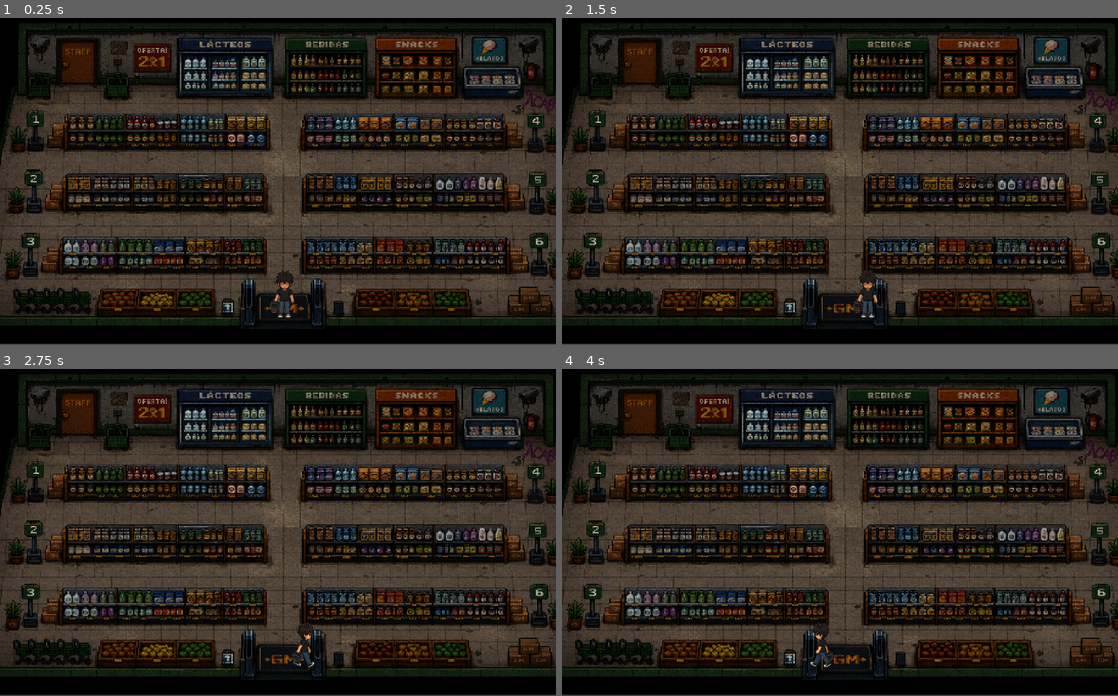
Above: before the commit, frames 1-4 (two rows, left to right).
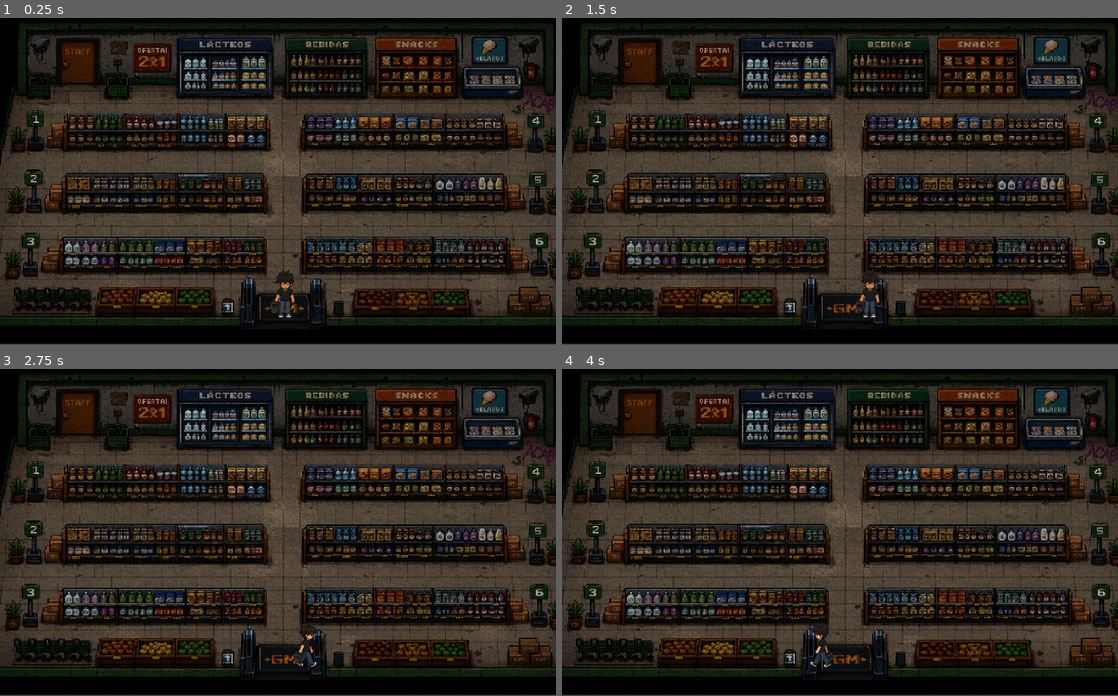
Above: after the commit, the same moments.

Repository: Aldair-Canul/Facultad-de-Ingenieria---Fora-de-Lugar
Game: Godot game, scene res://Scenes/Escena_mercado/mercado.tscn
The game is run twice, just before and just after one commit, with the same random seed, the same clock (stepped at 60 frames per second) and the same inputs. This scene is started directly instead of the project's main scene.
Inputs (mouse positions are in pixels of both pictures, inside the frame that each line leads up to):
- Up to frame 1 (0.25 s): no input
- Up to frame 2 (1.5 s): tap Enter at 0.5 s; move the mouse to (962, 161) at 0.52 s; hold Right (ui_right) 0.53-1.25 s; click (962, 161) at 0.67 s; drag from (728, 194) to (812, 243) at 1.27 s
- Up to frame 3 (2.75 s): move the mouse to (333, 457) at 2.02 s; hold Right (ui_right) from 2.03 s (still down)
- Up to frame 4 (4 s): release Right (ui_right) at 2.75 s; drag from (812, 594) to (673, 480) at 2.77 s; move the mouse to (1006, 578) at 3.52 s; hold Left (ui_left) from 3.53 s (still down)

The runs differ from the first frame. In frame 1, 7.1% of the frame differs, in the area x 2-99%, y 29-95%; in frame 2, 7.2%; in frame 3, 7.2%; in frame 4, 7.1%.

Commit message:
:white_check_mark: feat: Se agregaron estantes por separados

Diff:
--- a/Proyecto-Infomatrix/Godot-Engine/Scenes/Escena_mercado/mercado.tscn
+++ b/Proyecto-Infomatrix/Godot-Engine/Scenes/Escena_mercado/mercado.tscn
@@ -6,6 +6,18 @@
 [ext_resource type="Texture2D" uid="uid://ckqptuglj6ea" path="res://Scenes/escena super/caminando cestita left.png" id="4_16kdo"]
 [ext_resource type="AudioStream" uid="uid://dcjb1m2i3bsqs" path="res://sounds/Musica Mercado.mp3" id="5_5xm6w"]
 [ext_resource type="Texture2D" uid="uid://bltn1ftfptvbj" path="res://Scenes/Escena_mercado/mesero_idle nuevo.png" id="5_16kdo"]
+[ext_resource type="Texture2D" uid="uid://dr76ysbyccteh" path="res://Scenes/Escena_mercado/estantes separados/estante izq 1.png" id="6_xk6p8"]
+[ext_resource type="Texture2D" uid="uid://cw2874bhfm5ub" path="res://Scenes/Escena_mercado/estantes separados/estante izq 2.png" id="7_so2nd"]
+[ext_resource type="Texture2D" uid="uid://cb58cptyxj0rp" path="res://Scenes/Escena_mercado/estantes separados/estante izq 3.png" id="8_cvbql"]
+[ext_resource type="Texture2D" uid="uid://cogc04yfv7exi" path="res://Scenes/Escena_mercado/estantes separados/carritos izq.png" id="9_515oy"]
+[ext_resource type="Texture2D" uid="uid://cctcrvqk73fcr" path="res://Scenes/Escena_mercado/estantes separados/frutas izq.png" id="10_515oy"]
+[ext_resource type="Texture2D" uid="uid://cffeitr2ootl2" path="res://Scenes/Escena_mercado/estantes separados/barrote izq.png" id="11_2syqt"]
+[ext_resource type="Texture2D" uid="uid://bp41k7o41qxvh" path="res://Scenes/Escena_mercado/estantes separados/Barrote der.png" id="12_lqydg"]
+[ext_resource type="Texture2D" uid="uid://cj3ggvh3r8k7h" path="res://Scenes/Escena_mercado/estantes separados/frutas der.png" id="13_lvp1u"]
+[ext_resource type="Texture2D" uid="uid://cdv5gwsac40dh" path="res://Scenes/Escena_mercado/estantes separados/cajas carton der.png" id="14_nytlb"]
+[ext_resource type="Texture2D" uid="uid://dp7nochlp2hub" path="res://Scenes/Escena_mercado/estantes separados/estante der 3.png" id="15_djsg7"]
+[ext_resource type="Texture2D" uid="uid://cagyki72mtwwa" path="res://Scenes/Escena_mercado/estantes separados/estante der 2.png" id="16_l8r0q"]
+[ext_resource type="Texture2D" uid="uid://cxqhu6a3eytmw" path="res://Scenes/Escena_mercado/estantes separados/estante der 1.png" id="17_q4f38"]
 
 [sub_resource type="SegmentShape2D" id="SegmentShape2D_r3aqs"]
 a = Vector2(94, 150)
@@ -36,16 +48,16 @@
 b = Vector2(316, 115)
 
 [sub_resource type="RectangleShape2D" id="RectangleShape2D_pt4l3"]
-size = Vector2(174, 101)
+size = Vector2(57, 71.25)
 
 [sub_resource type="RectangleShape2D" id="RectangleShape2D_cvbql"]
-size = Vector2(154, 106)
+size = Vector2(344, 106)
 
 [sub_resource type="RectangleShape2D" id="RectangleShape2D_515oy"]
-size = Vector2(149, 104)
+size = Vector2(342, 104)
 
 [sub_resource type="RectangleShape2D" id="RectangleShape2D_2syqt"]
-size = Vector2(168.25, 99.75)
+size = Vector2(50, 54)
 
 [sub_resource type="SegmentShape2D" id="SegmentShape2D_deveg"]
 a = Vector2(10, 597)
@@ -59,50 +71,17 @@
 a = Vector2(1001, 554)
 b = Vector2(1000, 128)
 
-[sub_resource type="RectangleShape2D" id="RectangleShape2D_lqydg"]
-size = Vector2(362, 61)
-
 [sub_resource type="RectangleShape2D" id="RectangleShape2D_lvp1u"]
-size = Vector2(362.5, 67)
+size = Vector2(61, 66)
 
 [sub_resource type="RectangleShape2D" id="RectangleShape2D_nytlb"]
-size = Vector2(368, 43)
-
-[sub_resource type="RectangleShape2D" id="RectangleShape2D_djsg7"]
-size = Vector2(364.5, 68)
+size = Vector2(56, 70)
 
 [sub_resource type="RectangleShape2D" id="RectangleShape2D_kcth4"]
-size = Vector2(379.5, 74)
+size = Vector2(48.75, 53)
 
 [sub_resource type="RectangleShape2D" id="RectangleShape2D_l8r0q"]
-size = Vector2(379, 49)
-
-[sub_resource type="SegmentShape2D" id="SegmentShape2D_q4f38"]
-a = Vector2(11, 501)
-b = Vector2(388, 501)
-
-[sub_resource type="SegmentShape2D" id="SegmentShape2D_vvdo1"]
-a = Vector2(389, 501)
-b = Vector2(390, 550)
-
-[sub_resource type="SegmentShape2D" id="SegmentShape2D_bfjkj"]
-a = Vector2(914, 495)
-b = Vector2(997, 495)
-
-[sub_resource type="SegmentShape2D" id="SegmentShape2D_515oy"]
-a = Vector2(914, 494)
-b = Vector2(914, 552)
-
-[sub_resource type="RectangleShape2D" id="RectangleShape2D_q4f38"]
-size = Vector2(49.387512, 200.9953)
-
-[sub_resource type="CapsuleShape2D" id="CapsuleShape2D_vvdo1"]
-radius = 12.211853
-height = 69.99243
-
-[sub_resource type="CapsuleShape2D" id="CapsuleShape2D_bfjkj"]
-radius = 12.702576
-height = 77.73901
+size = Vector2(45, 57)
 
 [sub_resource type="AtlasTexture" id="AtlasTexture_1k74v"]
 atlas = ExtResource("3_5xm6w")
@@ -277,6 +256,44 @@
 [sub_resource type="RectangleShape2D" id="RectangleShape2D_xk6p8"]
 size = Vector2(17.625, 9.087494)
 
+[sub_resource type="RectangleShape2D" id="RectangleShape2D_so2nd"]
+size = Vector2(394, 40)
+
+[sub_resource type="RectangleShape2D" id="RectangleShape2D_lqydg"]
+size = Vector2(401, 46)
+
+[sub_resource type="RectangleShape2D" id="RectangleShape2D_djsg7"]
+size = Vector2(400, 46)
+
+[sub_resource type="RectangleShape2D" id="RectangleShape2D_vvdo1"]
+size = Vector2(164, 18)
+
+[sub_resource type="RectangleShape2D" id="RectangleShape2D_bfjkj"]
+size = Vector2(208, 18)
+
+[sub_resource type="CapsuleShape2D" id="CapsuleShape2D_lqydg"]
+radius = 11.0
+height = 52.0
+
+[sub_resource type="CapsuleShape2D" id="CapsuleShape2D_lvp1u"]
+radius = 11.0
+height = 54.0
+
+[sub_resource type="RectangleShape2D" id="RectangleShape2D_q4f38"]
+size = Vector2(203, 20)
+
+[sub_resource type="RectangleShape2D" id="RectangleShape2D_ncc65"]
+size = Vector2(83, 37)
+
+[sub_resource type="RectangleShape2D" id="RectangleShape2D_mdqnm"]
+size = Vector2(404, 31)
+
+[sub_resource type="RectangleShape2D" id="RectangleShape2D_yp0uw"]
+size = Vector2(406, 38)
+
+[sub_resource type="RectangleShape2D" id="RectangleShape2D_pblot"]
+size = Vector2(405, 50)
+
 [node name="Mercado" type="Node2D" unique_id=1691399105]
 
 [node name="CanvasLayer" type="CanvasLayer" parent="." unique_id=963303702]
@@ -315,19 +332,19 @@
 shape = SubResource("SegmentShape2D_so2nd")
 
 [node name="Lacteos" type="CollisionShape2D" parent="CanvasLayer/StaticBody2D" unique_id=1499470295]
-position = Vector2(405, 98.5)
+position = Vector2(47, 321.375)
 shape = SubResource("RectangleShape2D_pt4l3")
 
 [node name="Bebidas" type="CollisionShape2D" parent="CanvasLayer/StaticBody2D" unique_id=1174511723]
-position = Vector2(582, 98)
+position = Vector2(487, 98)
 shape = SubResource("RectangleShape2D_cvbql")
 
 [node name="Snacks" type="CollisionShape2D" parent="CanvasLayer/StaticBody2D" unique_id=508534667]
-position = Vector2(748.5, 98)
+position = Vector2(829, 98)
 shape = SubResource("RectangleShape2D_515oy")
 
 [node name="Carnes" type="CollisionShape2D" parent="CanvasLayer/StaticBody2D" unique_id=2047044157]
-position = Vector2(916, 100)
+position = Vector2(973, 219)
 shape = SubResource("RectangleShape2D_2syqt")
 
 [node name="CollisionShape2D9" type="CollisionShape2D" parent="CanvasLayer/StaticBody2D" unique_id=152313239]
@@ -339,76 +356,178 @@
 [node name="CollisionShape2D11" type="CollisionShape2D" parent="CanvasLayer/StaticBody2D" unique_id=1151340765]
 shape = SubResource("SegmentShape2D_cvbql")
 
-[node name="CollisionShape2D12" type="CollisionShape2D" parent="CanvasLayer/StaticBody2D" unique_id=1863567233]
-position = Vector2(300, 217.5)
-shape = SubResource("RectangleShape2D_lqydg")
-
 [node name="CollisionShape2D13" type="CollisionShape2D" parent="CanvasLayer/StaticBody2D" unique_id=509187579]
-position = Vector2(299.75, 325.5)
+position = Vector2(50.5, 211)
 shape = SubResource("RectangleShape2D_lvp1u")
 
 [node name="CollisionShape2D14" type="CollisionShape2D" parent="CanvasLayer/StaticBody2D" unique_id=906977355]
-position = Vector2(296, 427.5)
+position = Vector2(48, 435)
 shape = SubResource("RectangleShape2D_nytlb")
 
-[node name="CollisionShape2D15" type="CollisionShape2D" parent="CanvasLayer/StaticBody2D" unique_id=16362632]
-position = Vector2(723.75, 217)
-shape = SubResource("RectangleShape2D_djsg7")
-
 [node name="CollisionShape2D16" type="CollisionShape2D" parent="CanvasLayer/StaticBody2D" unique_id=1679241613]
-position = Vector2(729.25, 329)
+position = Vector2(975.375, 319.5)
 shape = SubResource("RectangleShape2D_kcth4")
 
 [node name="CollisionShape2D17" type="CollisionShape2D" parent="CanvasLayer/StaticBody2D" unique_id=77071707]
-position = Vector2(733.5, 426.5)
+position = Vector2(972.5, 428.5)
 shape = SubResource("RectangleShape2D_l8r0q")
 
-[node name="CollisionShape2D18" type="CollisionShape2D" parent="CanvasLayer/StaticBody2D" unique_id=394519818]
-shape = SubResource("SegmentShape2D_q4f38")
-
-[node name="CollisionShape2D19" type="CollisionShape2D" parent="CanvasLayer/StaticBody2D" unique_id=1492430408]
-shape = SubResource("SegmentShape2D_vvdo1")
-
-[node name="CollisionShape2D20" type="CollisionShape2D" parent="CanvasLayer/StaticBody2D" unique_id=1586845021]
-shape = SubResource("SegmentShape2D_bfjkj")
-
-[node name="CollisionShape2D21" type="CollisionShape2D" parent="CanvasLayer/StaticBody2D" unique_id=1042702815]
-shape = SubResource("SegmentShape2D_515oy")
-
-[node name="CollisionShape2D22" type="CollisionShape2D" parent="CanvasLayer/StaticBody2D" unique_id=1922786320]
-position = Vector2(740.58484, 524.33594)
-rotation = 1.5672386
-scale = Vector2(0.9999999, 0.9999999)
-shape = SubResource("RectangleShape2D_q4f38")
-
-[node name="CollisionShape2D23" type="CollisionShape2D" parent="CanvasLayer/StaticBody2D" unique_id=754357758]
-position = Vector2(448, 517)
-rotation = -3.138034
-shape = SubResource("CapsuleShape2D_vvdo1")
-
-[node name="CollisionShape2D24" type="CollisionShape2D" parent="CanvasLayer/StaticBody2D" unique_id=1255416427]
-position = Vector2(571.2642, 518.145)
-rotation = 0.014828963
-shape = SubResource("CapsuleShape2D_bfjkj")
-
-[node name="MeseroCompras" type="Node2D" parent="CanvasLayer" unique_id=540056579]
+[node name="MeseroCompras-estant" type="Node2D" parent="CanvasLayer" unique_id=540056579]
+y_sort_enabled = true
 position = Vector2(492, 544)
 
-[node name="Meserosuper" type="CharacterBody2D" parent="CanvasLayer/MeseroCompras" unique_id=1878352200]
+[node name="Meserosuper" type="CharacterBody2D" parent="CanvasLayer/MeseroCompras-estant" unique_id=1878352200]
 script = ExtResource("2_4hj0r")
 
-[node name="AnimatedSprite2D" type="AnimatedSprite2D" parent="CanvasLayer/MeseroCompras/Meserosuper" unique_id=1491350723]
-position = Vector2(19, -30.000008)
+[node name="AnimatedSprite2D" type="AnimatedSprite2D" parent="CanvasLayer/MeseroCompras-estant/Meserosuper" unique_id=1491350723]
+position = Vector2(20, -30)
 rotation = 0.011212353
 scale = Vector2(0.23887308, 0.21580866)
 sprite_frames = SubResource("SpriteFrames_x0u4e")
 animation = &"abajo"
 frame_progress = 0.25245234
 
-[node name="CollisionShape2D" type="CollisionShape2D" parent="CanvasLayer/MeseroCompras/Meserosuper" unique_id=1317394853]
+[node name="CollisionShape2D" type="CollisionShape2D" parent="CanvasLayer/MeseroCompras-estant/Meserosuper" unique_id=1317394853]
 position = Vector2(19, -11)
 rotation = -0.045843
 shape = SubResource("RectangleShape2D_xk6p8")
+
+[node name="estanteizq1" type="StaticBody2D" parent="CanvasLayer/MeseroCompras-estant" unique_id=1734932162]
+y_sort_enabled = true
+
+[node name="Sprite2D" type="Sprite2D" parent="CanvasLayer/MeseroCompras-estant/estanteizq1" unique_id=2094601827]
+position = Vector2(-205.99997, -324)
+scale = Vector2(1.0012407, 1.06)
+texture = ExtResource("6_xk6p8")
+
+[node name="CollisionShape2D" type="CollisionShape2D" parent="CanvasLayer/MeseroCompras-estant/estanteizq1" unique_id=884989858]
+y_sort_enabled = true
+position = Vector2(-206, -320)
+shape = SubResource("RectangleShape2D_so2nd")
+
+[node name="estanteizq2" type="StaticBody2D" parent="CanvasLayer/MeseroCompras-estant" unique_id=1570989730]
+y_sort_enabled = true
+
+[node name="Sprite2D" type="Sprite2D" parent="CanvasLayer/MeseroCompras-estant/estanteizq2" unique_id=1443189368]
+position = Vector2(-209.125, -215.625)
+scale = Vector2(1.0030266, 1.0753012)
+texture = ExtResource("7_so2nd")
+
+[node name="CollisionShape2D" type="CollisionShape2D" parent="CanvasLayer/MeseroCompras-estant/estanteizq2" unique_id=1452751710]
+position = Vector2(-212.5, -210)
+shape = SubResource("RectangleShape2D_lqydg")
+
+[node name="estanteizq3" type="StaticBody2D" parent="CanvasLayer/MeseroCompras-estant" unique_id=1419675079]
+y_sort_enabled = true
+
+[node name="Sprite2D" type="Sprite2D" parent="CanvasLayer/MeseroCompras-estant/estanteizq3" unique_id=2118936599]
+position = Vector2(-215, -105)
+texture = ExtResource("8_cvbql")
+
+[node name="estante3izq" type="CollisionShape2D" parent="CanvasLayer/MeseroCompras-estant/estanteizq3" unique_id=1653186176]
+position = Vector2(-213, -98)
+shape = SubResource("RectangleShape2D_djsg7")
+
+[node name="carritosizq" type="StaticBody2D" parent="CanvasLayer/MeseroCompras-estant" unique_id=876827842]
+y_sort_enabled = true
+
+[node name="Sprite2D" type="Sprite2D" parent="CanvasLayer/MeseroCompras-estant/carritosizq" unique_id=1603420569]
+position = Vector2(-398, -23)
+texture = ExtResource("9_515oy")
+
+[node name="carritos" type="CollisionShape2D" parent="CanvasLayer/MeseroCompras-estant/carritosizq" unique_id=459829777]
+position = Vector2(-396, -22)
+shape = SubResource("RectangleShape2D_vvdo1")
+
+[node name="frutas izq" type="StaticBody2D" parent="CanvasLayer/MeseroCompras-estant" unique_id=1076393123]
+y_sort_enabled = true
+
+[node name="Sprite2D" type="Sprite2D" parent="CanvasLayer/MeseroCompras-estant/frutas izq" unique_id=52745161]
+position = Vector2(-212, -24)
+texture = ExtResource("10_515oy")
+
+[node name="frutasizq" type="CollisionShape2D" parent="CanvasLayer/MeseroCompras-estant/frutas izq" unique_id=966446692]
+position = Vector2(-210, -22)
+shape = SubResource("RectangleShape2D_bfjkj")
+
+[node name="barroteizq" type="StaticBody2D" parent="CanvasLayer/MeseroCompras-estant" unique_id=453898642]
+y_sort_enabled = true
+
+[node name="Sprite2D" type="Sprite2D" parent="CanvasLayer/MeseroCompras-estant/barroteizq" unique_id=149477210]
+position = Vector2(-45, -22)
+texture = ExtResource("11_2syqt")
+
+[node name="CollisionShape2D" type="CollisionShape2D" parent="CanvasLayer/MeseroCompras-estant/barroteizq" unique_id=1495860586]
+position = Vector2(-44, -8)
+shape = SubResource("CapsuleShape2D_lqydg")
+
+[node name="barroteder" type="StaticBody2D" parent="CanvasLayer/MeseroCompras-estant" unique_id=974978435]
+y_sort_enabled = true
+
+[node name="Sprite2D" type="Sprite2D" parent="CanvasLayer/MeseroCompras-estant/barroteder" unique_id=1031840537]
+position = Vector2(79, -21)
+texture = ExtResource("12_lqydg")
+
+[node name="CollisionShape2D" type="CollisionShape2D" parent="CanvasLayer/MeseroCompras-estant/barroteder" unique_id=487139291]
+position = Vector2(80, -7)
+shape = SubResource("CapsuleShape2D_lvp1u")
+
+[node name="frutasder" type="StaticBody2D" parent="CanvasLayer/MeseroCompras-estant" unique_id=1015895513]
+y_sort_enabled = true
+
+[node name="Sprite2D" type="Sprite2D" parent="CanvasLayer/MeseroCompras-estant/frutasder" unique_id=1888520140]
+position = Vector2(250, -21)
+texture = ExtResource("13_lvp1u")
+
+[node name="CollisionShape2D" type="CollisionShape2D" parent="CanvasLayer/MeseroCompras-estant/frutasder" unique_id=294007432]
+position = Vector2(250, -21)
+shape = SubResource("RectangleShape2D_q4f38")
+
+[node name="cajascarton" type="StaticBody2D" parent="CanvasLayer/MeseroCompras-estant" unique_id=1684177011]
+y_sort_enabled = true
+position = Vector2(0, -1)
+
+[node name="Sprite2D" type="Sprite2D" parent="CanvasLayer/MeseroCompras-estant/cajascarton" unique_id=470506823]
+y_sort_enabled = true
+position = Vector2(459, -25)
+texture = ExtResource("14_nytlb")
+
+[node name="CollisionShape2D" type="CollisionShape2D" parent="CanvasLayer/MeseroCompras-estant/cajascarton" unique_id=381962503]
+position = Vector2(460, -14)
+shape = SubResource("RectangleShape2D_ncc65")
+
+[node name="estanteder3" type="StaticBody2D" parent="CanvasLayer/MeseroCompras-estant" unique_id=383470071]
+y_sort_enabled = true
+
+[node name="Sprite2D" type="Sprite2D" parent="CanvasLayer/MeseroCompras-estant/estanteder3" unique_id=1232982187]
+position = Vector2(256, -107)
+texture = ExtResource("15_djsg7")
+
+[node name="CollisionShape2D" type="CollisionShape2D" parent="CanvasLayer/MeseroCompras-estant/estanteder3" unique_id=723636512]
+position = Vector2(255, -102.5)
+shape = SubResource("RectangleShape2D_mdqnm")
+
+[node name="estanteder2" type="StaticBody2D" parent="CanvasLayer/MeseroCompras-estant" unique_id=1071550106]
+y_sort_enabled = true
+
+[node name="Sprite2D" type="Sprite2D" parent="CanvasLayer/MeseroCompras-estant/estanteder2" unique_id=533832525]
+position = Vector2(249, -216)
+texture = ExtResource("16_l8r0q")
+
+[node name="CollisionShape2D" type="CollisionShape2D" parent="CanvasLayer/MeseroCompras-estant/estanteder2" unique_id=249545349]
+position = Vector2(254, -217)
+shape = SubResource("RectangleShape2D_yp0uw")
+
+[node name="estanteder1" type="StaticBody2D" parent="CanvasLayer/MeseroCompras-estant" unique_id=890365594]
+y_sort_enabled = true
+
+[node name="Sprite2D" type="Sprite2D" parent="CanvasLayer/MeseroCompras-estant/estanteder1" unique_id=873892171]
+position = Vector2(246, -331)
+texture = ExtResource("17_q4f38")
+
+[node name="CollisionShape2D" type="CollisionShape2D" parent="CanvasLayer/MeseroCompras-estant/estanteder1" unique_id=476021622]
+position = Vector2(253.5, -321)
+shape = SubResource("RectangleShape2D_pblot")
 
 [node name="AudioStreamPlayer2D" type="AudioStreamPlayer2D" parent="." unique_id=526751947]
 position = Vector2(7, 86)
Binary file added: Proyecto-Infomatrix/Godot-Engine/Scenes/Escena_mercado/estantes separados/Barrote der.png
Binary file added: Proyecto-Infomatrix/Godot-Engine/Scenes/Escena_mercado/estantes separados/barrote izq.png
Binary file added: Proyecto-Infomatrix/Godot-Engine/Scenes/Escena_mercado/estantes separados/cajas carton der.png
Binary file added: Proyecto-Infomatrix/Godot-Engine/Scenes/Escena_mercado/estantes separados/carritos izq.png
Binary file added: Proyecto-Infomatrix/Godot-Engine/Scenes/Escena_mercado/estantes separados/estante der 1.png
Binary file added: Proyecto-Infomatrix/Godot-Engine/Scenes/Escena_mercado/estantes separados/estante der 2.png
Binary file added: Proyecto-Infomatrix/Godot-Engine/Scenes/Escena_mercado/estantes separados/estante der 3.png
Binary file added: Proyecto-Infomatrix/Godot-Engine/Scenes/Escena_mercado/estantes separados/estante izq 1.png
Binary file added: Proyecto-Infomatrix/Godot-Engine/Scenes/Escena_mercado/estantes separados/estante izq 2.png
Binary file added: Proyecto-Infomatrix/Godot-Engine/Scenes/Escena_mercado/estantes separados/estante izq 3.png
Binary file added: Proyecto-Infomatrix/Godot-Engine/Scenes/Escena_mercado/estantes separados/frutas der.png
Binary file added: Proyecto-Infomatrix/Godot-Engine/Scenes/Escena_mercado/estantes separados/frutas izq.png
